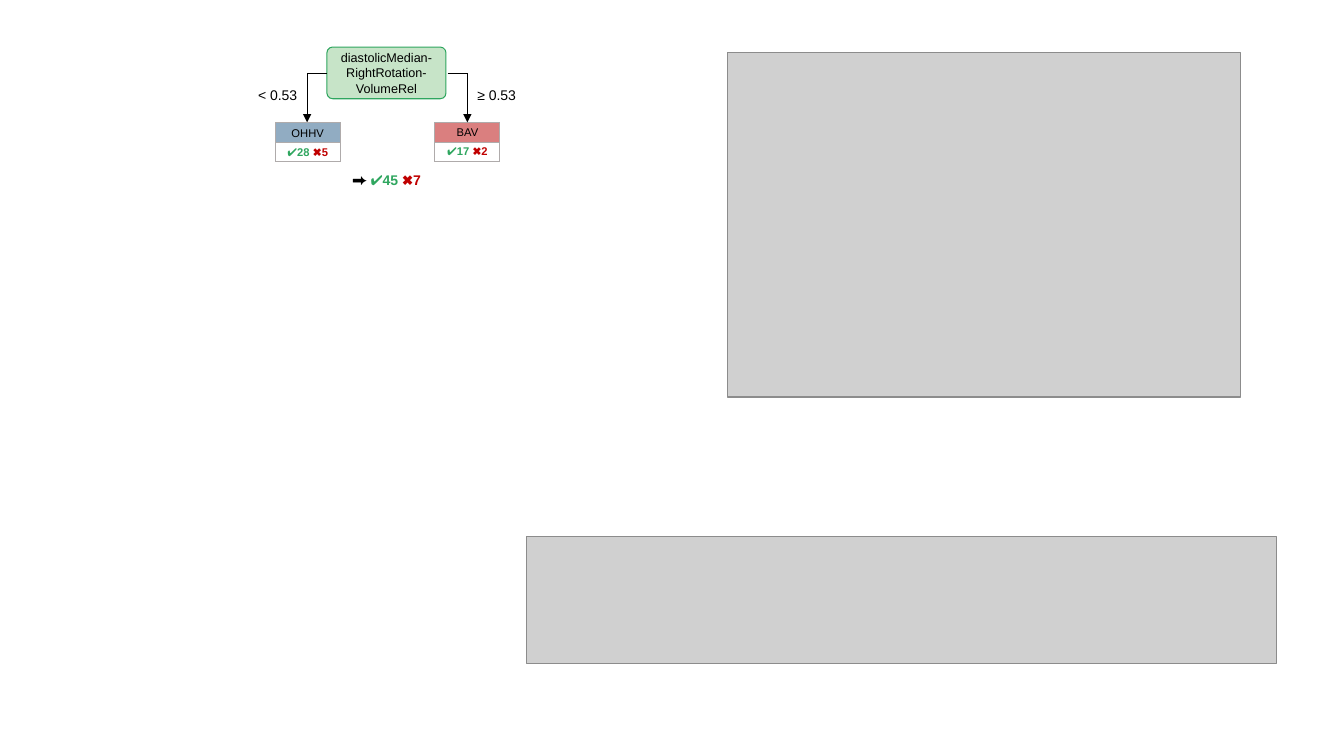
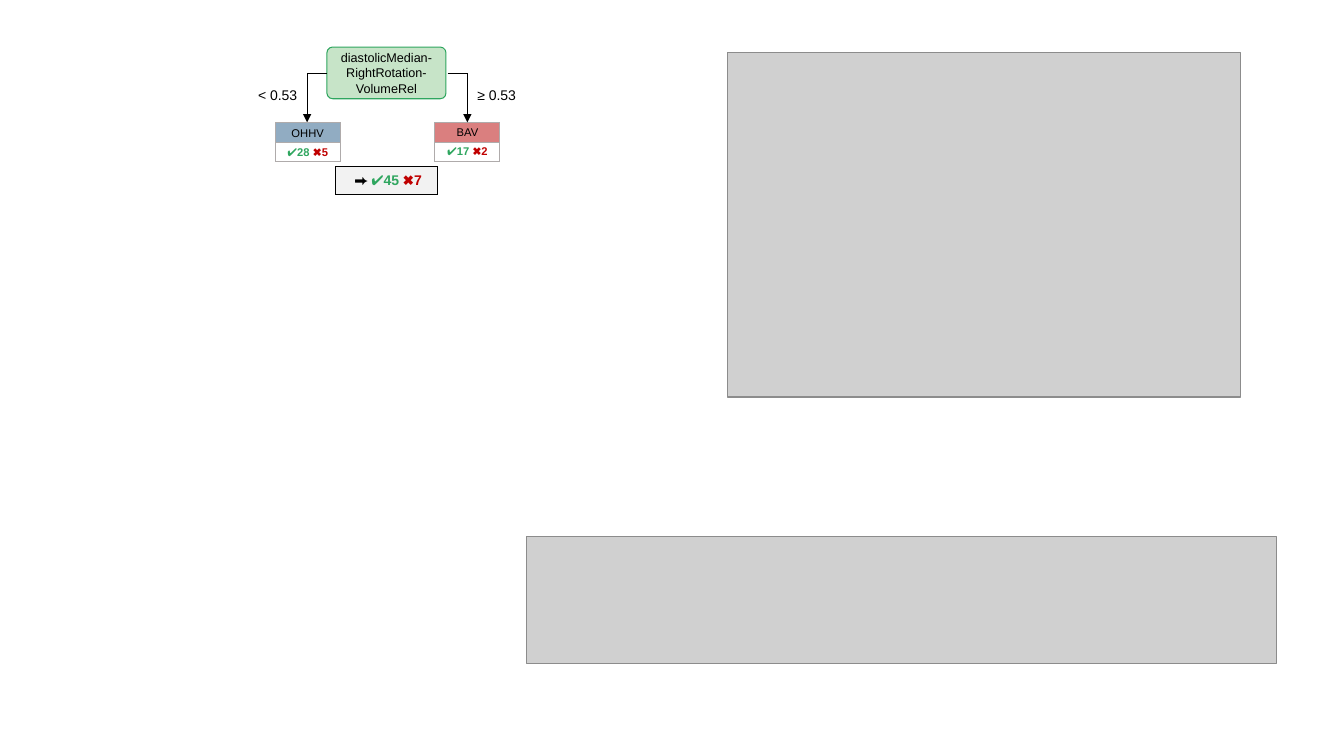
Before and after one commit to AtrayeeNeog/Cardio-Classifier-HIWi, a slide deck: slide 2 of Reports/decision-trees.pptx. Drawn at 1344x756 pixels with LibreOffice and Linux fonts; fonts in the diff are those of the drawing; grey boxes stand for pictures. Boxes give left, top, right and bottom in pixels: in the first picture for what was removed or moved away, otherwise in the second. Text is boxed around its words. In the diff, an @@ line names an element or a change of style, - is before the commit and + after.

```diff
--- a/Reports/decision-trees.pptx
+++ b/Reports/decision-trees.pptx
@@ rectangle "⮕ ✔45 ✖7": place and size @@
-rectangle "⮕ ✔45 ✖7" at box(383, 175, 421, 185)
+rectangle "⮕ ✔45 ✖7" at box(336, 167, 438, 195)
@@ rectangle "⮕ ✔45 ✖7" at box(336, 167, 438, 195): size 11 to 10 pt in "⮕"; fill none to #F2F2F2; outline none to #000000 0.75 pt @@
```
Also in this commit, not shown: 2 other slides changed, 2 slides added, 1 slide removed, 14 other files.
